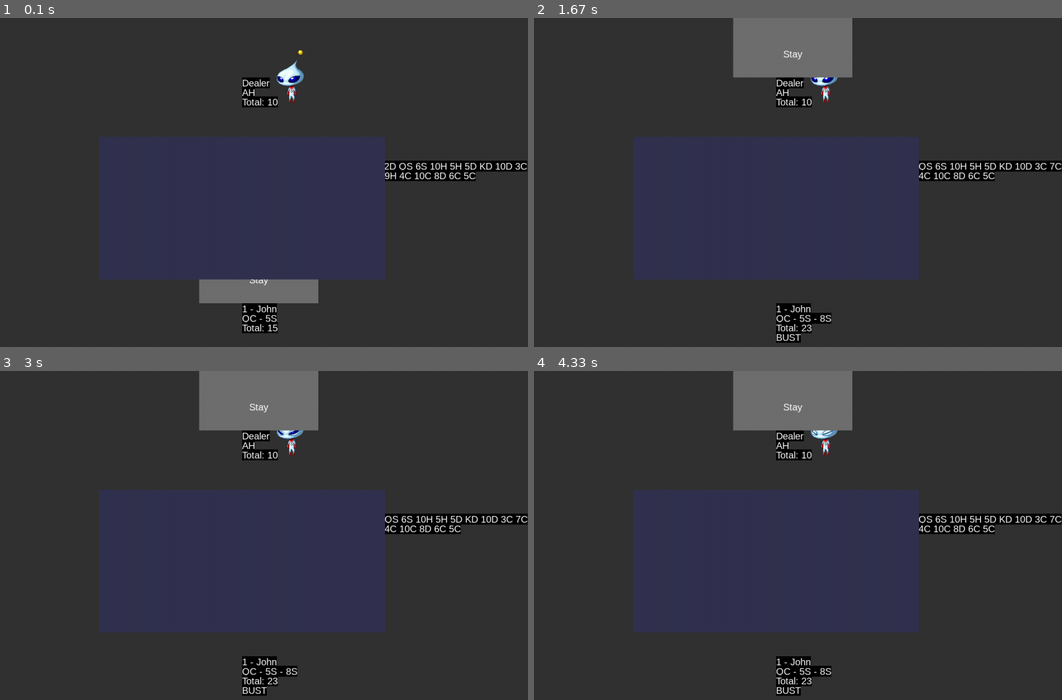
Above: before the commit, frames 1-4 (two rows, left to right).
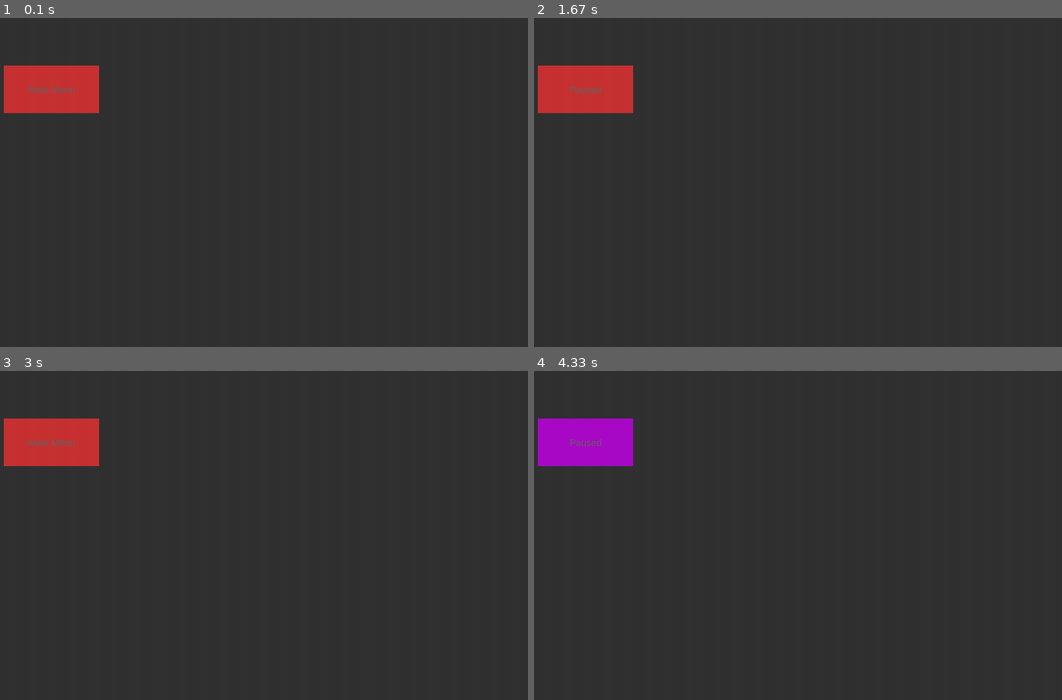
Above: after the commit, the same moments.

Repository: ekoret/blackjack-py
Game: pygame game, started from main.py
Same seed, same stepped clock (60 frames per second), same inputs: the game is played once before the commit and once after it.
Inputs (mouse positions are in pixels of both pictures, inside the frame that each line leads up to):
- Up to frame 1 (0.1 s): no input
- Up to frame 2 (1.67 s): tap Space at 0.33, 1.07, 1.37 s; press the mouse at (840, 241) at 0.7 s; move the mouse to (734, 152) at 0.8 s; release the mouse at (629, 67) at 0.93 s; press the mouse at (586, 90) at 1.53 s; move the mouse to (660, 198) at 1.63 s
- Up to frame 3 (3 s): release the mouse at (200, 660) at 1.77 s; tap Space at 1.9 s
- Up to frame 4 (4.33 s): press the mouse at (586, 443) at 3.27 s; move the mouse to (581, 449) at 3.37 s; release the mouse at (576, 459) at 3.5 s; press the mouse at (586, 443) at 3.6 s; move the mouse to (702, 482) at 3.7 s; release the mouse at (819, 522) at 3.83 s; tap Space at 3.97 s; press the mouse at (586, 443) at 4.27 s

The runs differ from the first frame. In frame 1, 30% of the frame differs, in the area x 0-100%, y 9-96%; in frame 2, 33%, in the area x 0-100%, y 0-99%; in frame 3, 33%; in frame 4, 33%.

Commit message:
refactor game button

Diff:
--- a/game.py
+++ b/game.py
@@ -12,6 +12,7 @@
 from settings import Settings, BlackjackSettings
 from player_menu import PlayerMenu
 from game_menu import GameMenu
+from game_button import GameButton
 
 """Abstract Game class"""
 
@@ -28,7 +29,11 @@
         self.player_count = 0
         self.current_player_turn = 1
         self.player_menu = PlayerMenu(self)
-        self.game_running = True
+
+        """Game states to control which screen is showing"""
+        self.game_running = False
+        self.game_paused = False
+        self.game_main_menu = True
 
     """Method for adding a player to the game"""
 
@@ -76,9 +81,15 @@
 
     def run_game(self):
         self.add_player("John")
-        # self.add_player("Jack")
-        # self.add_player("Jane")
+
         self.deal_game()
+
+        main_menu = GameButton(100, 100, 200, 100, "Main Menu", 20,
+                               "Arial", (100, 100, 100), (200, 50, 50))
+        paused = GameButton(100, 100, 200, 100, "Paused", 20,
+                            "Arial", (100, 100, 100), (200, 50, 50))
+        game_running = GameButton(100, 100, 200, 100, "Game Running", 20,
+                                  "Arial", (100, 100, 100), (200, 50, 50))
 
         if (len(self.players) == 2):
             self.players[1].x = self.settings.screen_width // 2
@@ -91,29 +102,32 @@
             self.players[2].x = (self.settings.screen_width // 2)
             self.players[3].x = (self.settings.screen_width - 200)
 
-        while (self.game_running):
-            current_player = self.players[self.current_player_turn]
+        while (True):
 
-            if (current_player.get_hand_total() > 21):
-                if (self.current_player_turn == 0):
-                    # here the game should end
-                    self.game_running = False
-
-                current_player.lost = True
-                self.current_player_turn += 1
-                if (self.current_player_turn > self.player_count):
-                    self.current_player_turn = 0
-                continue
-
-            self.run_event_loop()
             self.screen.fill(self.bg_colour)  # draw bg
 
-            """Draw players and dealer"""
-            self.draw_players()
-            self.draw_dealer()
-            self.table.draw_remaining_cards(300, 300)
-            self.player_menu.draw(current_player)
-            self.game_menus.draw_start_menu()
+            """Draw screens when applicable"""
+
+            if (self.game_main_menu):
+                # display main menu
+                main_menu.draw(self.screen)
+                pass
+
+            if (self.game_paused):
+                # display paused menu
+                paused.draw(self.screen)
+                pass
+
+            if (self.game_running):
+                # run the game
+                game_running.draw(self.screen)
+                pass
+
+            """
+            Event Loop
+            Listen for keyboard presses and mouse clicks
+            """
+            self.run_event_loop()
 
             pygame.display.flip()  # update the screen
             self.clock.tick(self.framerate)  # set the framerate
@@ -123,20 +137,14 @@
             if (event.type == pygame.QUIT):
                 pygame.quit()
                 sys.exit()
-            elif (event.type == pygame.MOUSEBUTTONDOWN):
-                for button in self.player_menu.button_list:
-                    if (button.is_clicked(event.pos)):
-                        if (button.text.lower() == "hit"):
-                            # deal card to current player
-                            self.players[self.current_player_turn].add_card(
-                                self.deck.deal_card())
-
-                        if (button.text.lower() == "stay"):
-                            # pass current player turn
-                            self.current_player_turn += 1
+            elif (event.type == pygame.KEYDOWN):
+                if (event.key == pygame.K_SPACE):
+                    if (self.game_paused):
+                        self.game_paused = False
+                    else:
+                        self.game_paused = True
 
     def draw_dealer(self):
-        """Update sprite animation"""
         current_time = pygame.time.get_ticks()
 
         if (current_time - self.last_update >= self.dealer.sprite.animation_cooldown):
--- a/game_button.py
+++ b/game_button.py
@@ -20,29 +20,34 @@
         self.bg_colour_hover = bg_colour_hover
         self.text_colour = text_colour
 
+        self.clicked = False
+
+        """Define font"""
         self.font = pygame.font.SysFont(font_name, self.font_size)
-        # self.rect = self.surface.get_rect()
+
+        """Create rect, set dimensions, set coordinates from center"""
         self.rect = pygame.Rect(self.x, self.y, self.width, self.height)
         self.rect.center = (self.x + (self.width / 2),
                             self.y + (self.height / 2))
+
+        """Create text, set styles, set coordinate from center of rect"""
         self.surface = self.font.render(self.text, True, self.text_colour)
         self.surface_rect = self.surface.get_rect(center=self.rect.center)
 
     def draw(self, screen):
-        if self.is_hovered(pygame.mouse.get_pos()):
-            colour = self.bg_colour_hover
-        else:
-            colour = self.bg_colour
+        mouse_pos = pygame.mouse.get_pos()
 
-        pygame.draw.rect(screen, colour, self.rect)
+        color = self.bg_colour
+
+        """Check if mouse is hovering over button then if button clicked"""
+        if (self.rect.collidepoint(mouse_pos)):
+            color = self.bg_colour_hover
+            if (pygame.mouse.get_pressed()[0] == 1 and self.clicked == False):
+                self.clicked = True
+                print('clicked')
+
+        if (pygame.mouse.get_pressed()[0] == 0):
+            self.clicked = False
+
+        pygame.draw.rect(screen, color, self.rect)
         screen.blit(self.surface, self.surface_rect)
-
-    def is_clicked(self, pos):
-        if pos[0] > self.x and pos[0] < self.x + self.width:
-            if pos[1] > self.y and pos[1] < self.y + self.height:
-                return True
-        return False
-        # return self.rect.collidepoint(pos) and pygame.mouse.get_pressed()[0]
-
-    def is_hovered(self, pos):
-        return self.rect.collidepoint(pos)
